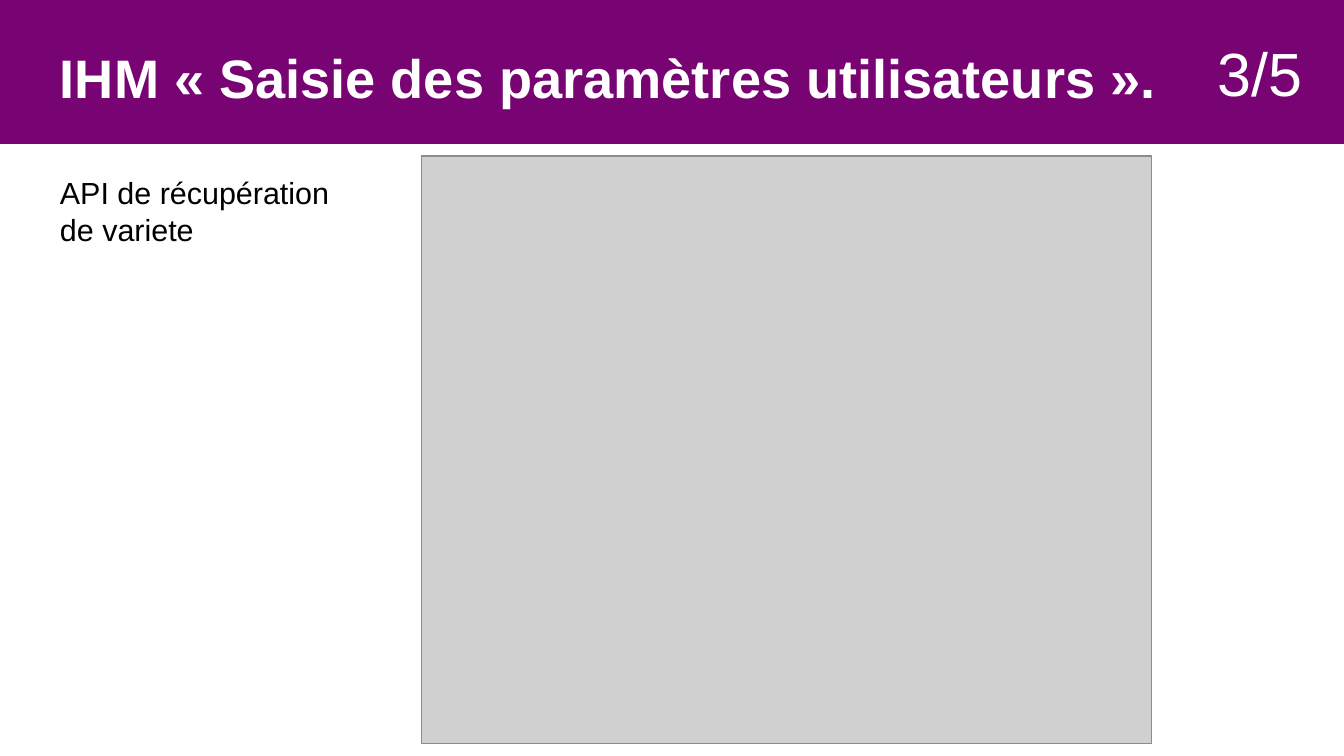
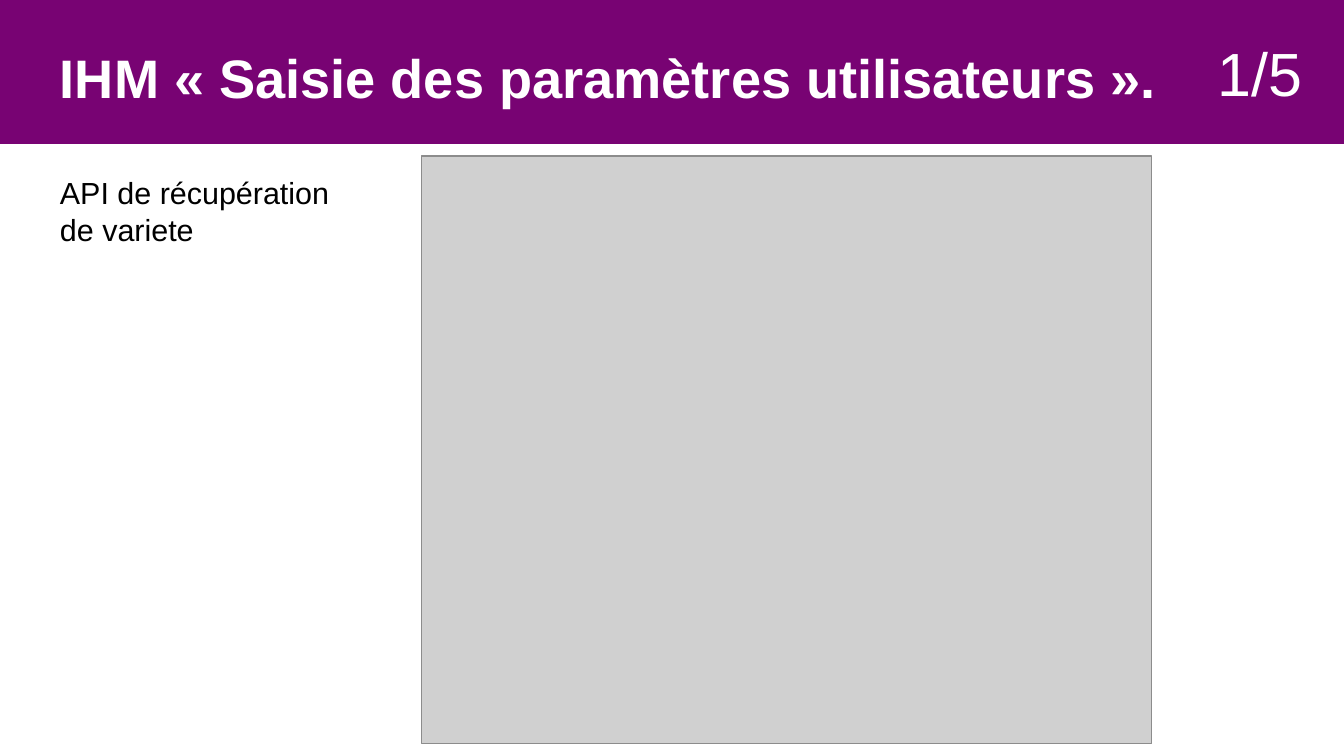
Before and after one commit to Sauvage89/sechoir-houblon, a slide deck: slide 16 of doc/diaporama/revue4/02-revue_sauvage.odp (slide 21 before the commit). Drawn at 1344x756 pixels with LibreOffice and Linux fonts; fonts in the diff are those of the drawing; grey boxes stand for pictures. Boxes give left, top, right and bottom in pixels: in the first picture for what was removed or moved away, otherwise in the second. Text is boxed around its words. In the diff, an @@ line names an element or a change of style, - is before the commit and + after.

```diff
--- a/doc/diaporama/revue4/02-revue_sauvage.odp
+++ b/doc/diaporama/revue4/02-revue_sauvage.odp
@@ text at <box>1217,51,1302,97</box>: text changed @@
-3/5
+1/5
```
Also in this commit, not shown: 22 other slides changed, 4 slides added, 4 other files.
